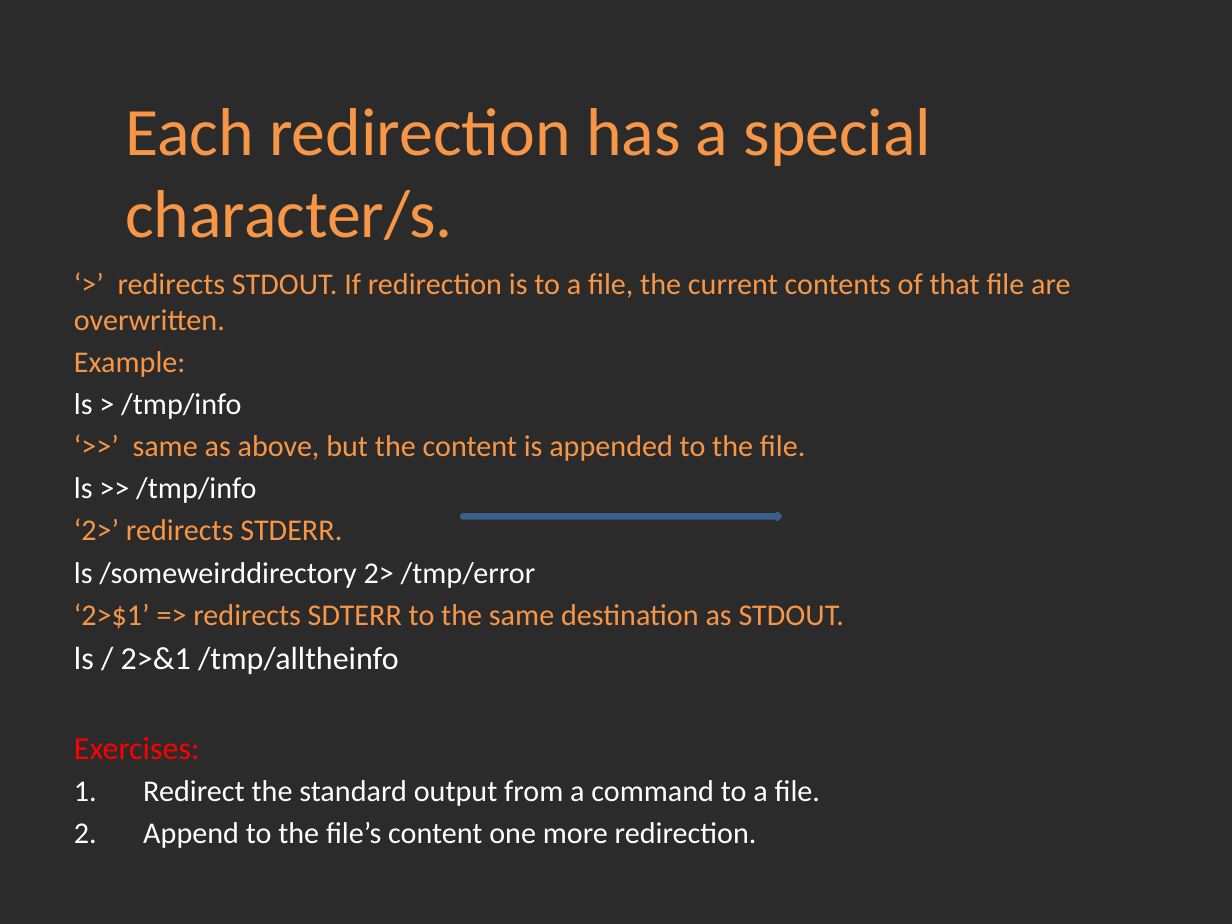
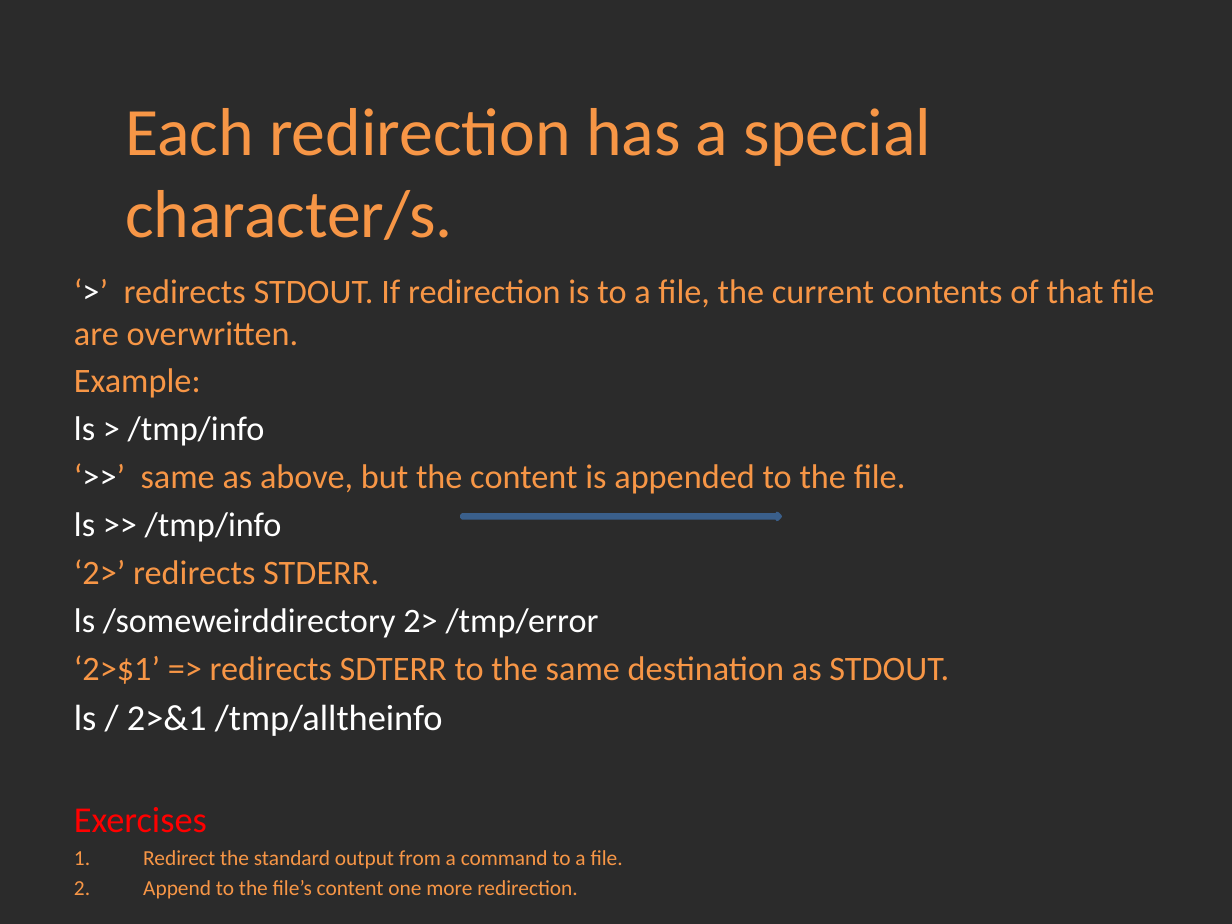
Before and after one commit to Academy-Soft-Intellect/Linux-Course, a slide deck: slide 4 of 2.Using_Essential_Tools/02-UsingEssentialTools.pptx. Drawn at 1232x924 pixels with LibreOffice and Linux fonts; fonts in the diff are those of the drawing; background and template pictures are left out; a plain dark background stands for a picture behind light text. Boxes give left, top, right and bottom in pixels: in the first picture for what was removed or moved away, otherwise in the second. Text is boxed around its words. In the diff, an @@ line names an element or a change of style, - is before the commit and + after.

```diff
--- a/2.Using_Essential_Tools/02-UsingEssentialTools.pptx
+++ b/2.Using_Essential_Tools/02-UsingEssentialTools.pptx
@@ text at (74, 279, 1154, 899): size 17.6 to 20 pt in "‘>’ redirects STDOUT. If redirection is to ...", "Example:", "ls > /tmp/info", "‘>>’ same as above, but the content ..." and 4 more places; text colour #F79646 to #FFFFFF in "‘>’", "‘>>’"; size 18.7 to 21.2 pt in "ls / 2>&1 /tmp/alltheinfo"; size 17.6 to 12.5 pt, text colour #FFFFFF to #F79646 in "Redirect the standard output from a command ...", "Append to the file’s content one more ..."; less space between paragraphs @@
@@ text at (74, 807, 207, 833): text changed; size 18.7 to 21.2 pt @@
-Exercises:
+Exercises
```
Also in this commit, not shown: 7 other slides changed, 3 other files.
